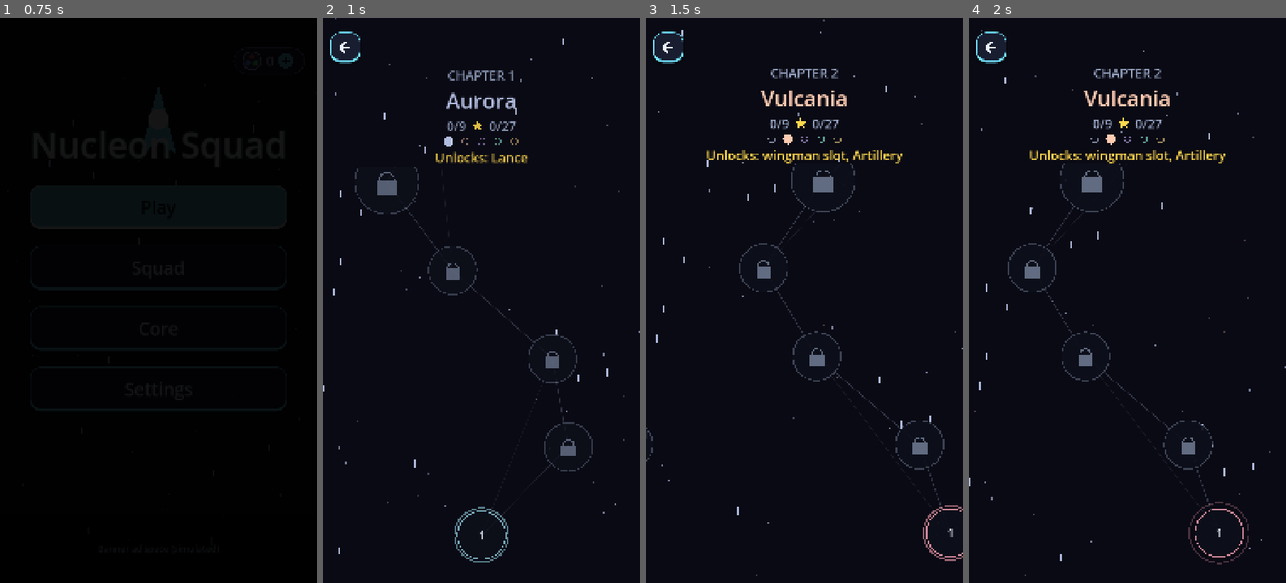
Above: before the commit, frames 1-4 (left to right).
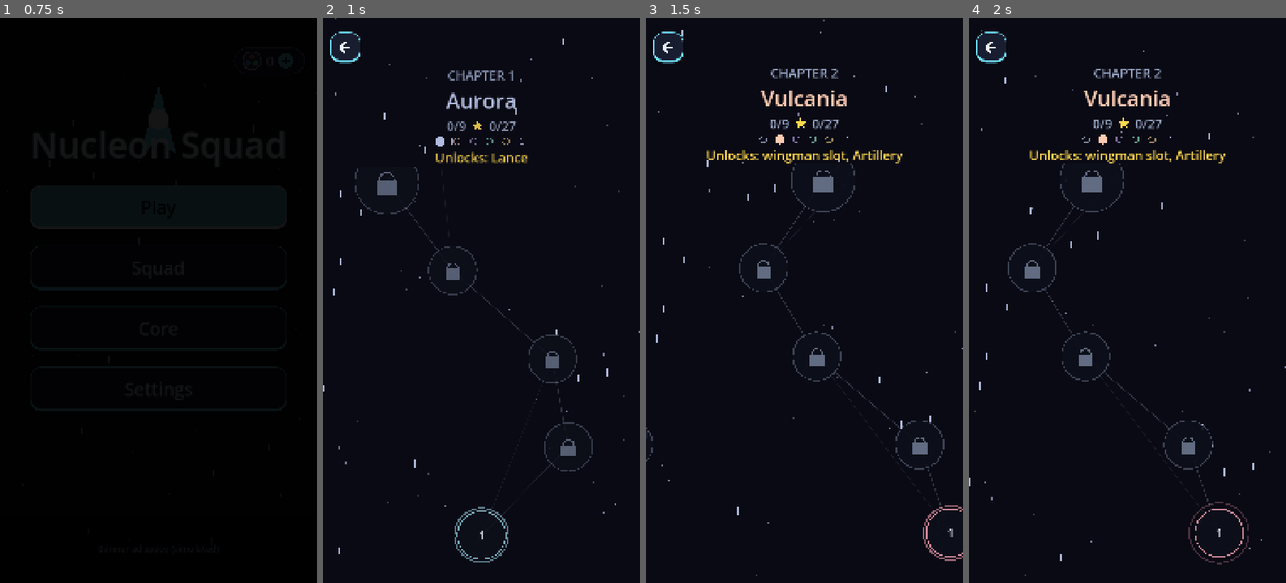
Above: after the commit, the same moments.

Repository: GDPonsoni/Nucleon-Squad-3D
Game: Godot game, scene res://scenes/menu.tscn
Two runs of this game, one before a commit and one after it. Both use one fixed random seed, a clock stepped at 60 frames per second and the inputs below.
Inputs (mouse positions are in pixels of both pictures, inside the frame that each line leads up to):
- Up to frame 1 (0.75 s): click "Play" at 0.5 s
- Up to frame 2 (1 s): no input
- Up to frame 3 (1.5 s): move the mouse to (874, 272) at 1.27 s; hold Right (ui_right) from 1.28 s (still down); click (874, 272) at 1.42 s
- Up to frame 4 (2 s): keep holding Right (ui_right)

Frame 1 is identical in both runs. In frame 2, 0.2% of the frame differs, in the area x 35-64%, y 21-23%; in frame 3, 0.2%; in frame 4, 0.2%.

Commit message:
feat(ui): página de novos capítulos em breve após o último planeta
Co-Authored-By: Claude Opus 5.5 <noreply@anthropic.com>

Diff:
--- a/data/i18n/strings.csv
+++ b/data/i18n/strings.csv
@@ -228,3 +228,6 @@
 UNLOCK_COMPANION,Wingman slot unlocked! Choose a small ship to fight beside you in the Squad screen.,Espaço da nave aux …(193 unchanged characters)…
 UNLOCK_PLANET,Chapter complete! The next planet awaits: %s.,Capítulo concluído! O próximo planeta te espera: %s.,¡Capítulo completado! El siguiente planeta te espera: %s.
 SETTINGS_SHORT_DAMAGE,Damage,Dano,Daño
+STAGE_SOON_CAPTION,Coming soon,Em breve,Próximamente
+STAGE_SOON_TITLE,New chapters,Novos capítulos,Nuevos capítulos
+STAGE_SOON_TEXT,New planets are on the way. Keep evolving your Core and chasing stars!,Novos planetas estão a caminho. Continue evoluindo o núcleo e buscando estrelas!,Nuevos planetas están en camino. ¡Sigue mejorando el núcleo y buscando estrellas!
--- a/scripts/core/params.gd
+++ b/scripts/core/params.gd
@@ -170,6 +170,9 @@
 var stage_header_name_width: float = 700.0  # o nome do capítulo encolhe para caber
 var stage_chapter_font_size: int = 72
 var stage_dot_spacing: float = 56.0  # bolinhas indicando o capítulo aberto
+var stage_soon_color: Color = Color(0.6, 0.65, 0.8)  # página "novos capítulos em breve"
+var stage_soon_planet_radius: float = 150.0
+var stage_soon_text_width: float = 820.0
 var stage_dot_radius: float = 11.0
 var results_column_gap: int = 60
 var results_spacing: int = 22  # entre os itens da tela de resultado
--- a/scripts/ui/stage_select.gd
+++ b/scripts/ui/stage_select.gd
@@ -1,7 +1,8 @@
 extends Control
 ## Seletor de fases: um planeta por página, com o caminho das fases como mapa (StageMap).
 ## Cabeçalho fixo (capítulo, nome, progresso, bolinhas); só o mapa acompanha o dedo (PagedView).
-## Tocar numa fase liberada a inicia; a sugerida (a próxima) pulsa.
+## Tocar numa fase liberada a inicia; a sugerida (a próxima) pulsa. Depois do último planeta,
+## uma página avisa que novos capítulos chegam em breve.
 ## Em build de debug, tocar várias vezes no nome do capítulo libera todas as fases.
 
 var _chapter: int = 0
@@ -32,7 +33,7 @@
 	_pager = PagedView.new()
 	_pager.size_flags_vertical = Control.SIZE_EXPAND_FILL
 	root.add_child(_pager)
-	_pager.setup(Session.campaign.planets.size(), _build_page, _chapter)
+	_pager.setup(Session.campaign.planets.size() + 1, _build_page, _chapter)
 	_pager.scrolled.connect(func(position: float) -> void: _refresh_header(roundi(position)))
 	_pager.page_changed.connect(func(index: int) -> void:
 		_chapter = index
@@ -86,10 +87,22 @@
 
 
 func _refresh_header(chapter: int) -> void:
-	chapter = clampi(chapter, 0, Session.campaign.planets.size() - 1)
+	chapter = clampi(chapter, 0, Session.campaign.planets.size())
 	if chapter == _header_chapter:
 		return
 	_header_chapter = chapter
+	var soon: bool = _is_soon_page(chapter)
+	_progress_label.get_parent().visible = not soon
+	if soon:
+		_number_label.text = tr("STAGE_SOON_CAPTION").to_upper()
+		_name_label.text = tr("STAGE_SOON_TITLE")
+		_name_label.add_theme_color_override("font_color", Params.stage_soon_color)
+		_name_label.add_theme_font_size_override("font_size", UiFactory.fit_font_size(_name_label.text,
+			Params.stage_header_name_width, Params.stage_chapter_font_size))
+		_reward_label.text = ""
+		_dots.queue_redraw()
+		Haptics.play(&"tick")
+		return
 	var planet: PlanetData = Session.campaign.planets[chapter]
 	_number_label.text = (tr("STAGE_CHAPTER") % (chapter + 1)).to_upper()
 	_name_label.text = tr(planet.name_key)
@@ -113,14 +126,52 @@
 
 ## Monta o mapa de um planeta (o PagedView chama para o atual e os vizinhos).
 func _build_page(chapter: int) -> Control:
+	if _is_soon_page(chapter):
+		return _build_soon_page()
 	return StageMap.build_page(chapter, _on_stage_chosen, _open_stage_sheet)
+
+
+## A página depois do último planeta (não é um capítulo).
+func _is_soon_page(index: int) -> bool:
+	return index >= Session.campaign.planets.size()
+
+
+## "Em breve": um planeta tracejado e o aviso de que novos capítulos estão a caminho.
+func _build_soon_page() -> Control:
+	var column := VBoxContainer.new()
+	column.alignment = BoxContainer.ALIGNMENT_CENTER
+	column.add_theme_constant_override("separation", 40)
+	column.mouse_filter = Control.MOUSE_FILTER_PASS
+	var planet := Control.new()
+	planet.custom_minimum_size = Vector2.ONE * Params.stage_soon_planet_radius * 2.4
+	planet.size_flags_horizontal = Control.SIZE_SHRINK_CENTER
+	planet.mouse_filter = Control.MOUSE_FILTER_IGNORE
+	planet.draw.connect(func() -> void:
+		var center: Vector2 = planet.size * 0.5
+		var radius: float = Params.stage_soon_planet_radius
+		var dashes: int = 24
+		for i in dashes:
+			var start: float = TAU * i / dashes
+			planet.draw_arc(center, radius, start, start + TAU / dashes * 0.55, 6, Params.stage_soon_color, 6.0)
+		var font: Font = planet.get_theme_default_font()
+		var text_size: Vector2 = font.get_string_size("?", HORIZONTAL_ALIGNMENT_LEFT, -1, int(radius))
+		planet.draw_string(font, center + Vector2(-text_size.x * 0.5, text_size.y * 0.3), "?",
+			HORIZONTAL_ALIGNMENT_LEFT, -1, int(radius), Params.stage_soon_color))
+	column.add_child(planet)
+	var text := UiFactory.make_subtitle("STAGE_SOON_TEXT")
+	text.autowrap_mode = TextServer.AUTOWRAP_WORD_SMART
+	text.horizontal_alignment = HORIZONTAL_ALIGNMENT_CENTER
+	text.custom_minimum_size.x = Params.stage_soon_text_width
+	text.size_flags_horizontal = Control.SIZE_SHRINK_CENTER
+	column.add_child(text)
+	return column
 
 
 ## Bolinhas: uma por capítulo, cheias nos concluídos e destacada na página atual.
 func _chapter_dots() -> Control:
 	var dots := Control.new()
 	var count: int = Session.campaign.planets.size()
-	dots.custom_minimum_size = Vector2(count * Params.stage_dot_spacing, Params.stage_dot_spacing * 0.6)
+	dots.custom_minimum_size = Vector2((count + 1) * Params.stage_dot_spacing, Params.stage_dot_spacing * 0.6)
 	dots.size_flags_horizontal = Control.SIZE_SHRINK_CENTER
 	dots.draw.connect(func() -> void:
 		for p in count:
@@ -131,7 +182,13 @@
 			elif SaveGame.is_chapter_cleared(p):
 				dots.draw_circle(center, Params.stage_dot_radius, Color(color, 0.8))
 			else:
-				dots.draw_arc(center, Params.stage_dot_radius, 0.0, TAU, 16, Color(color, 0.6), 3.0))
+				dots.draw_arc(center, Params.stage_dot_radius, 0.0, TAU, 16, Color(color, 0.6), 3.0)
+		# Última bolinha: a página "em breve", menor e tracejada
+		var soon_center := Vector2((count + 0.5) * Params.stage_dot_spacing, dots.size.y * 0.5)
+		var soon_radius: float = Params.stage_dot_radius * (1.2 if _is_soon_page(_header_chapter) else 0.8)
+		for i in 6:
+			var start: float = TAU * i / 6.0
+			dots.draw_arc(soon_center, soon_radius, start, start + TAU / 12.0, 4, Params.stage_soon_color, 3.0))
 	return dots
 
 
